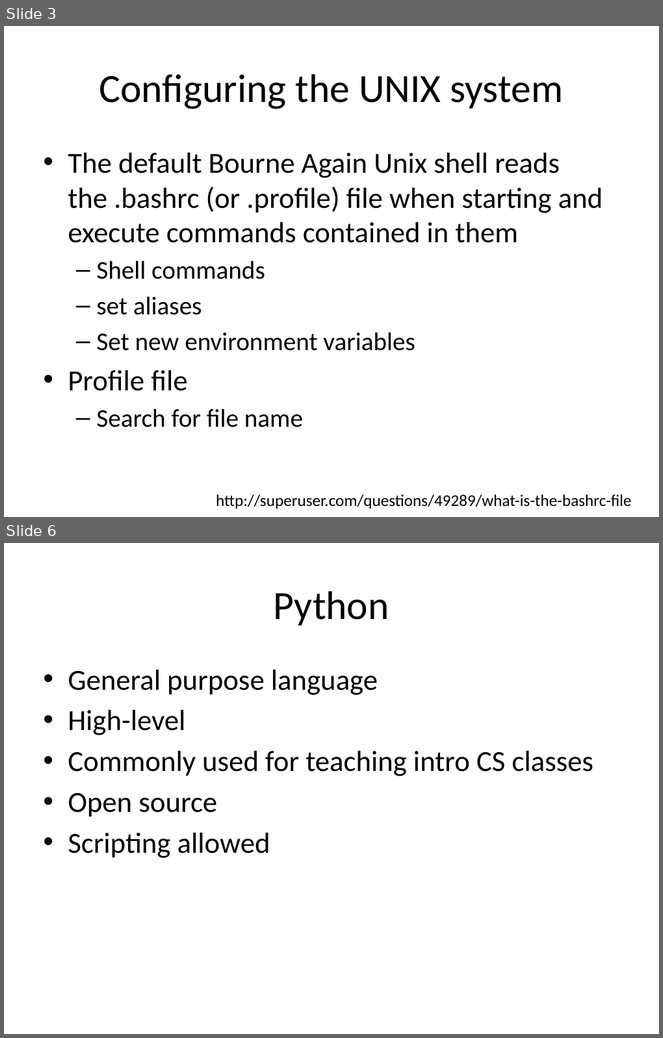
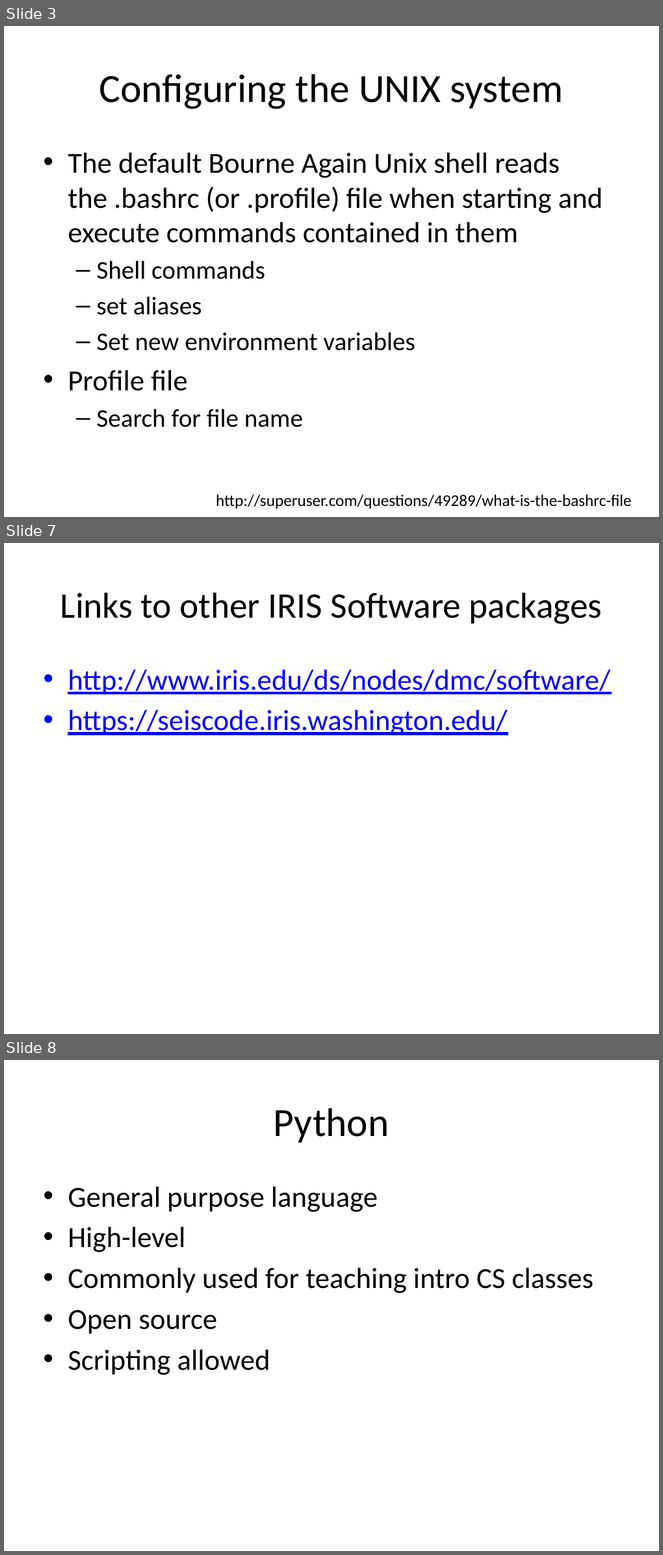
Before and after one commit to lkloh/USArray, a slide deck: InstallingCommonPrograms/InstallingSoftware.pptx. Shown one above the other, each under a label of ours: slides 3 and 6 before the commit, slides 3, 7 and 8 after it; the slides between them are not shown. The pictures are 663x1038 and 663x1555 pixels, drawn with LibreOffice and Linux fonts; fonts in the diff are those of the drawing. Boxes give left, top, right and bottom in pixels: in the first picture for what was removed or moved away, otherwise in the second. Text is boxed around its words. In the diff, an @@ line names an element or a change of style, - is before the commit and + after.

```diff
--- a/InstallingCommonPrograms/InstallingSoftware.pptx
+++ b/InstallingCommonPrograms/InstallingSoftware.pptx
@@ slide 7 added at box(4, 543, 659, 1034), background #FFFFFF @@
@@ title added at box(61, 592, 603, 624), 39.6 pt, text #000000 @@
+Links to other IRIS Software packages
@@ text added at box(68, 670, 610, 735), 32 pt, text #0000FF, underline @@
+• http://www.iris.edu/ds/nodes/dmc/software/
+• https://seiscode.iris.washington.edu/
@@ what was slide 6 is now slide 8 @@
```
Also in this commit, not shown: 2 slides changed, 2 other slides added, 1 slide removed, 4 other files.
